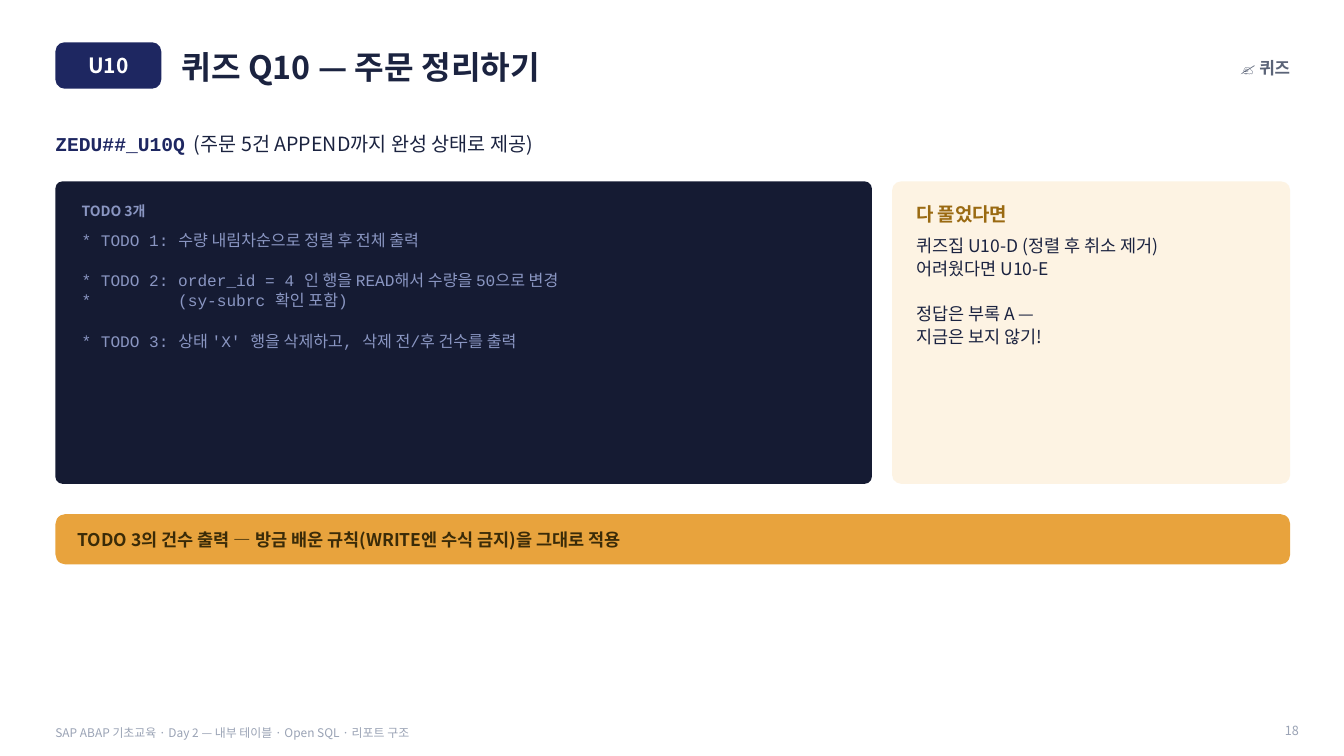
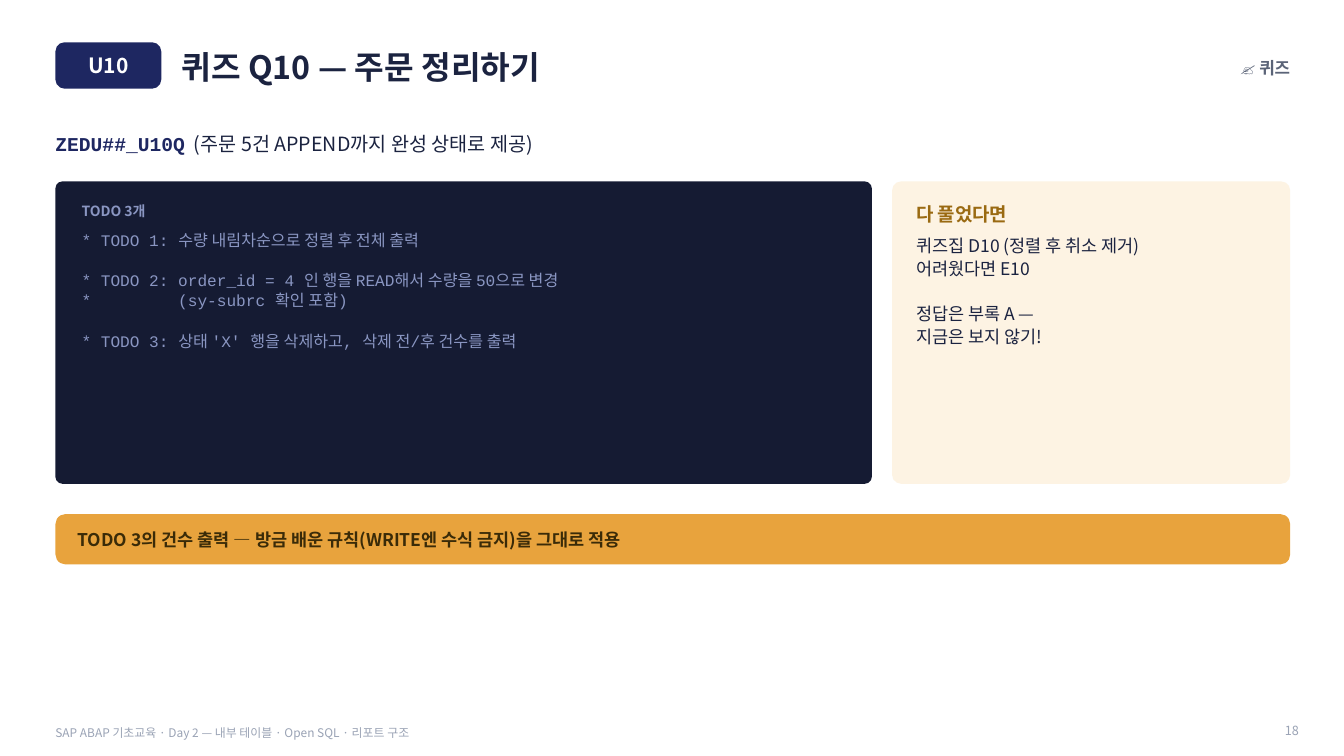
Before and after one commit to qdwe93/abap_beginner_2026, a slide deck: slide 18 of 50_슬라이드/SLIDES_Day2.pptx. Drawn at 1344x756 pixels with LibreOffice and Linux fonts; fonts in the diff are those of the drawing. Boxes give left, top, right and bottom in pixels: in the first picture for what was removed or moved away, otherwise in the second. Text is boxed around its words. In the diff, an @@ line names an element or a change of style, - is before the commit and + after.

```diff
--- a/50_슬라이드/SLIDES_Day2.pptx
+++ b/50_슬라이드/SLIDES_Day2.pptx
@@ text at (916,237,1140,277): text changed @@
-퀴즈집 U10-D (정렬 후 취소 제거)
-어려웠다면 U10-E
+퀴즈집 D10 (정렬 후 취소 제거)
+어려웠다면 E10
```
Also in this commit, not shown: 8 other slides changed, 6 other files.
